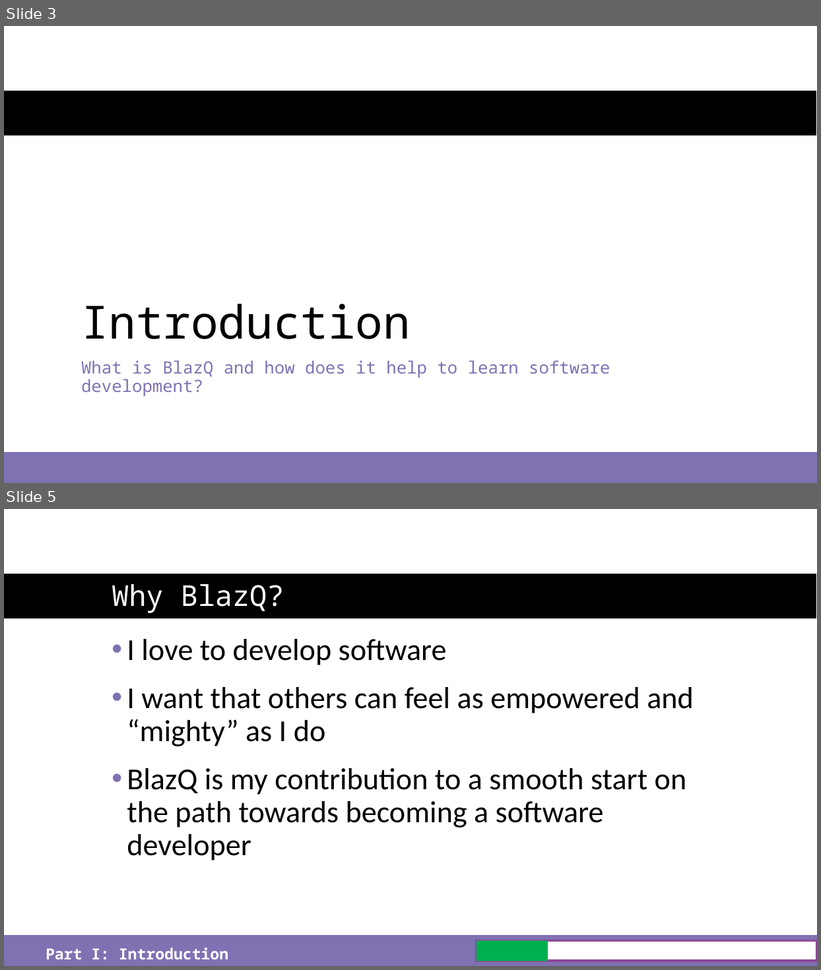
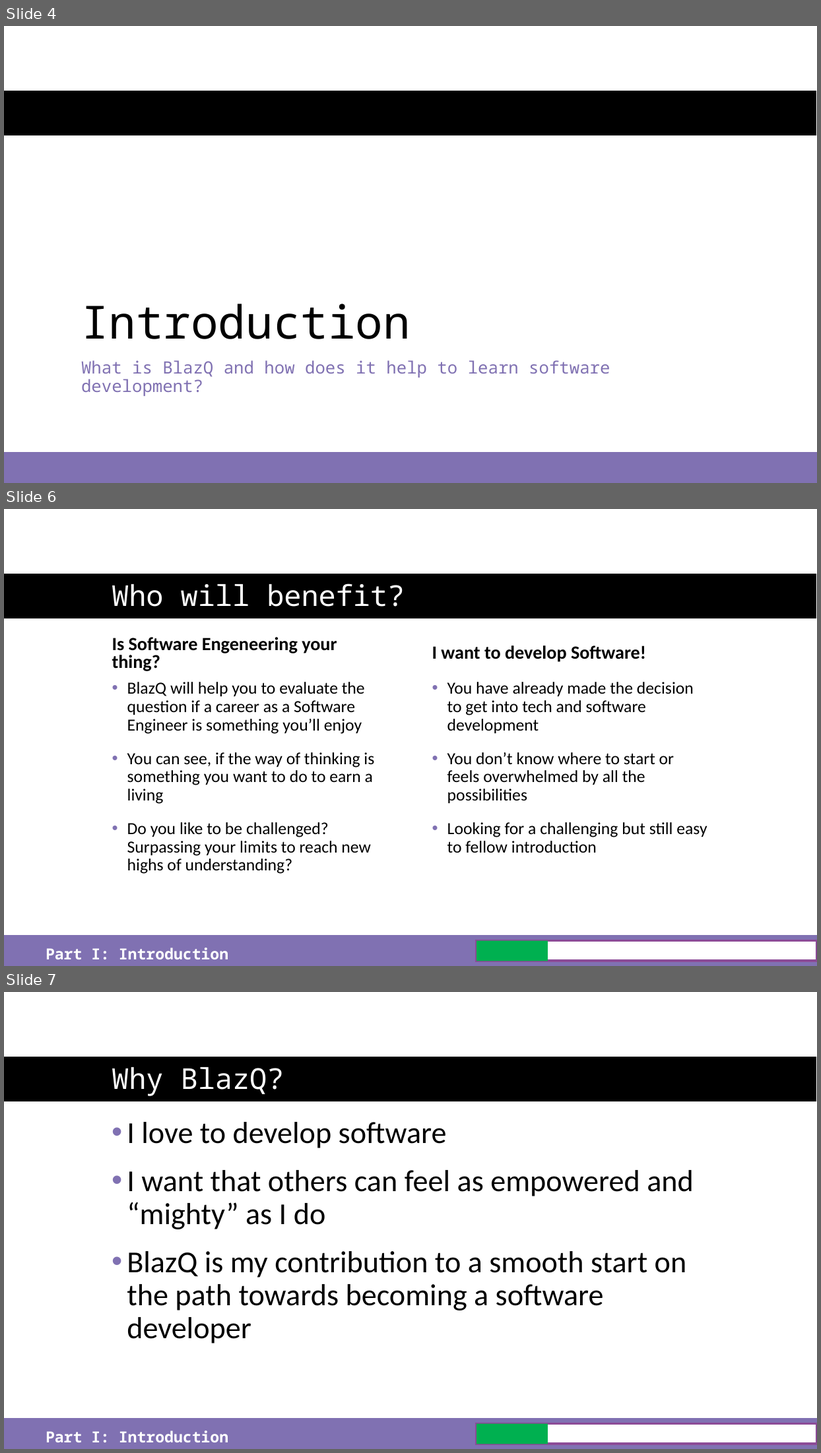
Before and after one commit to just-the-benno/BlazQ, a slide deck: episode1/media/slides-episode-1.pptx. Shown one above the other, each under a label of ours: slides 3 and 5 before the commit, slides 4, 6 and 7 after it; the slides between them are not shown. The pictures are 821x970 and 821x1453 pixels, drawn with LibreOffice and Linux fonts; fonts in the diff are those of the drawing; background and template pictures are left out. Boxes give left, top, right and bottom in pixels: in the first picture for what was removed or moved away, otherwise in the second. Text is boxed around its words. In the diff, an @@ line names an element or a change of style, - is before the commit and + after.

```diff
--- a/episode1/media/slides-episode-1.pptx
+++ b/episode1/media/slides-episode-1.pptx
@@ slide 6 added at (4,509,817,966), background #FFFFFF; not listed: 2 template elements that a slide beside it also shows @@
@@ title added at (112,584,405,607), 34 pt, text #FFFFFF @@
+Who will benefit?
@@ text added at (112,637,337,671), 22 pt, text #000000, bold @@
+Is Software Engeneering your thing?
@@ text added at (432,646,646,662), 22 pt, text #000000, bold @@
+I want to develop Software!
@@ text added at (127,682,374,874), 20 pt, text #000000 @@
+• BlazQ will help you to evaluate the question if a career as a Software Engineer is something you’ll enjoy
+• You can see, if the way of thinking is something you want to do to earn a living
+• Do you like to be challenged? Surpassing your limits to reach new highs of understanding?
@@ text added at (448,682,707,854), 20 pt, text #000000 @@
+• You have already made the decision to get into tech and software development
+• You don’t know where to start or feels overwhelmed by all the possibilities
+• Looking for a challenging but still easy to fellow introduction
@@ rectangle added at (477,941,817,961), fill #FFFFFF, outline #8C4B97 3 pt @@
@@ rectangle added at (477,941,548,961), fill #00B050 @@
@@ text added at (46,948,228,960), 18 pt, text #FFFFFF, bold @@
+Part I: Introduction
@@ what was slide 3 is now slide 4 @@
@@ what was slide 5 is now slide 7 @@
```
Also in this commit, not shown: 5 slides changed, 4 other slides added, 1 slide removed, 3 other files.
